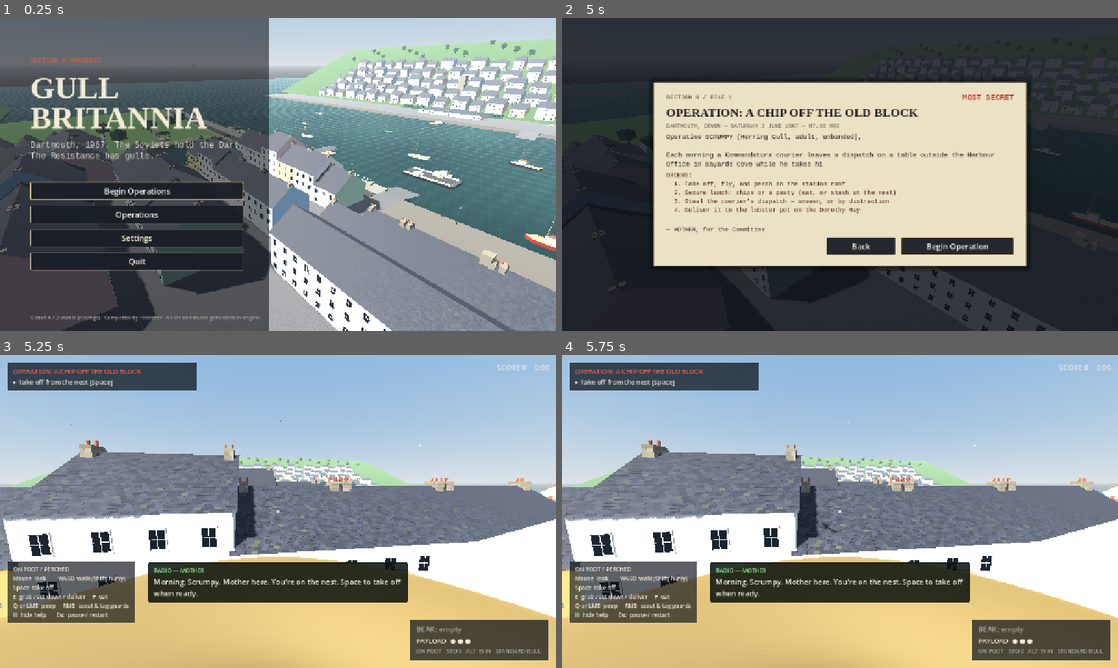
Above: before the commit, frames 1-4 (two rows, left to right).
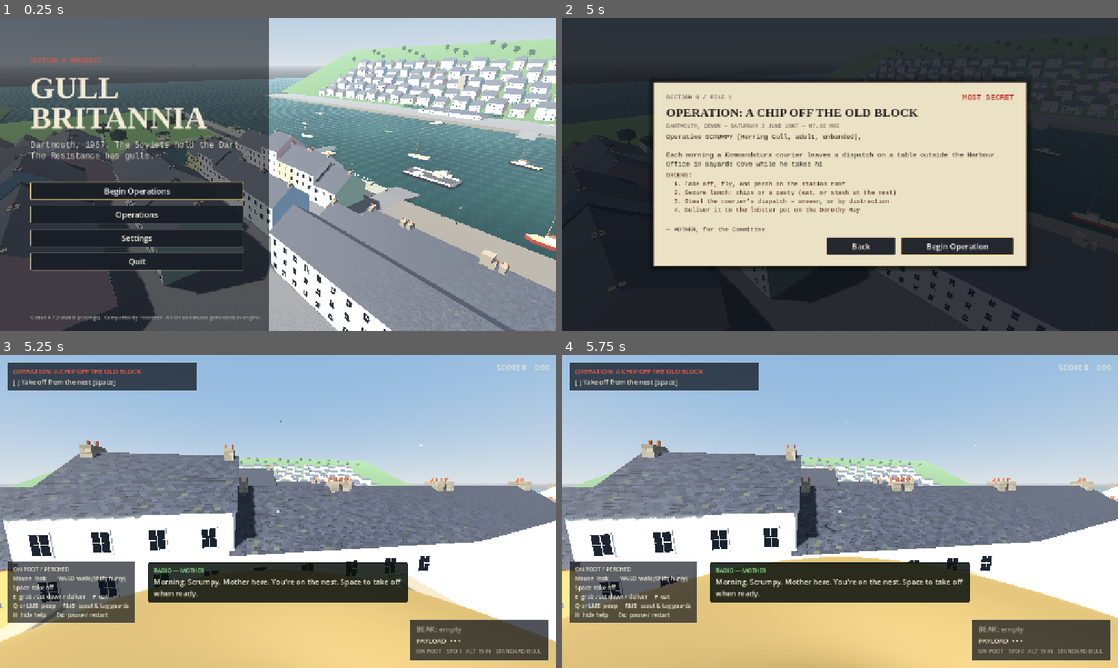
Above: after the commit, the same moments.

Repository: DrDK3/gull-britannia
Game: Godot game, scene res://scenes/main.tscn
Two runs of this game, one before a commit and one after it. Both use one fixed random seed, a clock stepped at 60 frames per second and the inputs below.
Inputs:
- Up to frame 1 (0.25 s): no input
- Up to frame 2 (5 s): click "Settings" at 0.5 s; click "Done" at 1.25 s; click "Begin Operations" at 2 s; click "Back" at 2.75 s; click "Back" at 3.5 s; click "Begin Operations" at 4.25 s
- Up to frame 3 (5.25 s): click "Begin Operation" at 5 s
- Up to frame 4 (5.75 s): no input

Frames 1-2 are identical in both runs. In frame 3, 5.5% of the frame differs, in the area x 0-100%, y 7-96%; in frame 4, 0.2%.

Commit message:
Browser build: single-threaded web export for GitHub Pages
- Web export preset (no threads, Compatibility/WebGL 2) and
  tools/build_web.sh.
- Music synthesis is now resumable: a worker thread on desktop, a few
  milliseconds per frame in the browser. Output is bit-identical.
- Loading screen while a mission is built; pause when the browser
  releases pointer lock; "click to take control" hint; Quit hidden on web.
- Command-line switches can also be given as URL parameters, so the
  automated checks run inside the browser build.
- Replaced glyphs missing from the default font (no system fonts on web).
- README: play-in-browser link and rebuild steps.

Co-Authored-By: Claude Opus 5.5 <noreply@anthropic.com>
Claude-Session: https://claude.ai/code/session_01BjDgZJ2Hseq29wbQ1Ru5tV

Diff:
--- a/project.godot
+++ b/project.godot
@@ -9,6 +9,8 @@
 config/description="Dartmouth, 1967. The Soviets hold the Dart. The Resistance has gulls."
 run/main_scene="res://scenes/main.tscn"
 config/features=PackedStringArray("4.7", "GL Compatibility")
+boot_splash/bg_color=Color(0.035, 0.05, 0.075, 1)
+boot_splash/show_image=false
 
 [autoload]
 
--- a/scripts/core/game.gd
+++ b/scripts/core/game.gd
@@ -76,7 +76,16 @@
 # --------------------------------------------------------------------------
 
 func _parse_cmdline() -> void:
-	for arg in OS.get_cmdline_user_args():
+	var args: Array = Array(OS.get_cmdline_user_args())
+	# In a browser, the same switches can be given as URL parameters,
+	# e.g. index.html?mission=m1&skip-briefing
+	if OS.has_feature("web"):
+		var js: Object = Engine.get_singleton("JavaScriptBridge")
+		if js != null:
+			var q := str(js.call("eval", "window.location.search", true))
+			for part in q.trim_prefix("?").split("&", false):
+				args.append("--" + str(part).uri_decode())
+	for arg in args:
 		var a: String = arg
 		if a.begins_with("--"):
 			a = a.substr(2)
--- a/scripts/core/main.gd
+++ b/scripts/core/main.gd
@@ -22,6 +22,9 @@
 var backdrop: Node3D
 var _backdrop_cam: Camera3D
 var _t := 0.0
+## Set once the pointer is actually captured during play; a browser releases
+## it on Esc (or tab switch), which then pauses the game.
+var _was_captured := false
 
 
 func _ready() -> void:
@@ -63,9 +66,12 @@
 	backdrop = Node3D.new()
 	backdrop.name = "Backdrop"
 	add_child(backdrop)
+	var t0 := Time.get_ticks_msec()
 	var w := Dartmouth.new()
 	backdrop.add_child(w)
 	w.build({"occupation": 1})
+	if Game.cmd.has("trace"):
+		print("trace backdrop: built in %d ms" % (Time.get_ticks_msec() - t0))
 	_backdrop_cam = Camera3D.new()
 	_backdrop_cam.far = 1600.0
 	_backdrop_cam.fov = 60.0
@@ -83,6 +89,13 @@
 
 func _process(delta: float) -> void:
 	_t += delta
+	var playing: bool = mission != null and mission.running and menus.current == "" and not get_tree().paused
+	if playing:
+		if Input.mouse_mode == Input.MOUSE_MODE_CAPTURED:
+			_was_captured = true
+		elif _was_captured:
+			# The browser let go of the pointer (Esc, tab switch): pause.
+			pause()
 	if _backdrop_cam != null:
 		var a := _t * 0.035 + 2.2
 		var center := Vector3(10, 4, 10)
@@ -106,13 +119,20 @@
 		menus.show_title()
 		return
 	_clear_mission()
+	get_tree().paused = false
+	# Building the town takes a moment (longer in a browser): say so first.
+	menus.show_loading(str(info["title"]))
+	await get_tree().process_frame
+	await get_tree().process_frame
 	_free_backdrop()
-	get_tree().paused = false
 	mission_id = id
+	var t0 := Time.get_ticks_msec()
 	var script: Script = load(info["script"])
 	mission = script.new()
 	mission.name = "Mission"
 	add_child(mission)
+	if Game.cmd.has("trace"):
+		print("trace launch: %s built in %d ms" % [id, Time.get_ticks_msec() - t0])
 	mission.process_mode = Node.PROCESS_MODE_PAUSABLE
 	hud = Hud.new()
 	hud.process_mode = Node.PROCESS_MODE_PAUSABLE
@@ -120,8 +140,14 @@
 	hud.bind(mission)
 	mission.finished.connect(_on_finished)
 	menus.hide_all()
+	_was_captured = false
 	Input.mouse_mode = Input.MOUSE_MODE_CAPTURED
 	mission.start()
+	if Game.cmd.has("trace"):
+		var tf := Time.get_ticks_msec()
+		await get_tree().process_frame
+		await get_tree().process_frame
+		print("trace launch: first frames rendered in %d ms" % (Time.get_ticks_msec() - tf))
 
 
 func _clear_mission() -> void:
@@ -143,6 +169,7 @@
 func resume() -> void:
 	get_tree().paused = false
 	menus.hide_all()
+	_was_captured = false
 	Input.mouse_mode = Input.MOUSE_MODE_CAPTURED
 
 
--- a/scripts/core/sfx.gd
+++ b/scripts/core/sfx.gd
@@ -1,7 +1,8 @@
 extends Node
 ## Procedural audio. Every sound effect and music cue is synthesised at
-## start-up from code, so the project ships no audio files. Music renders on a
-## worker thread and starts when ready. Registered as the `Sfx` autoload.
+## start-up from code, so the project ships no audio files. Music renders in
+## resumable slices: on a worker thread on desktop, and a few milliseconds per
+## frame in single-threaded browser builds. Registered as the `Sfx` autoload.
 
 const RATE := 22050
 
@@ -12,6 +13,9 @@
 var _mutex := Mutex.new()
 var _ready_music: Array = []
 var _task_id := -1
+var _music_jobs: Array = []
+var _sliced := false
+const MUSIC_ORDER := ["theme", "mission", "chase", "results", "march"]
 
 var _music_a: AudioStreamPlayer
 var _music_b: AudioStreamPlayer
@@ -34,7 +38,10 @@
 	add_child(_pos_parent)
 	_build_sfx()
 	if not Game.cmd.has("no-music"):
-		_task_id = WorkerThreadPool.add_task(_build_music_thread, false, "music synth")
+		_prepare_music_jobs()
+		_sliced = OS.has_feature("web")
+		if not _sliced:
+			_task_id = WorkerThreadPool.add_task(_build_music_thread, false, "music synth")
 
 
 func _exit_tree() -> void:
@@ -52,6 +59,8 @@
 
 
 func _process(delta: float) -> void:
+	if _sliced and not _music_jobs.is_empty():
+		_music_step(5000)
 	_mutex.lock()
 	var arrived := _ready_music.duplicate()
 	_ready_music.clear()
@@ -540,43 +549,111 @@
 # --------------------------------------------------------------------------
 
 func _build_music_thread() -> void:
+	while _music_step(1 << 60):
+		pass
+
+
+## Queues one render job per cue: notes, then echo, then peak, then encode.
+func _prepare_music_jobs() -> void:
 	var rng := RandomNumberGenerator.new()
 	rng.seed = 1940
-	for cue in ["theme", "mission", "chase", "results", "march"]:
+	for cue in MUSIC_ORDER:
 		var spec: Dictionary = call("_song_" + cue)
-		var buf := _render_song(spec, rng)
-		var w := _wav(buf, bool(spec.get("loop", true)), 0.85)
-		_mutex.lock()
-		_ready_music.append([cue, w])
-		_mutex.unlock()
-
-
-func _render_song(spec: Dictionary, rng: RandomNumberGenerator) -> PackedFloat32Array:
-	var bpm: float = spec["bpm"]
-	var beats: float = spec["beats"]
-	var spb := 60.0 / bpm
-	var length := beats * spb
-	var looped: bool = spec.get("loop", true)
-	var buf := _buf(length + (0.0 if looped else 1.5))
-	for track in spec["tracks"]:
-		var inst: String = track[0]
-		var gain: float = track[1]
-		for note in track[2]:
-			_render_note(buf, inst, float(note[0]) * spb, float(note[1]) * spb, float(note[2]), gain * float(note[3]) if note.size() > 3 else gain, looped, rng)
-	# Single-tap echo for a little room.
-	var d := int(0.21 * RATE)
-	var n := buf.size()
-	for i in n:
-		var j := i - d
-		if j < 0:
-			if not looped:
-				continue
-			j += n
-		buf[i] += buf[j] * 0.22
-	return buf
-
-
-func _render_note(buf: PackedFloat32Array, inst: String, start: float, dur: float, pitch: float, vel: float, looped: bool, rng: RandomNumberGenerator) -> void:
+		var spb := 60.0 / float(spec["bpm"])
+		var looped: bool = spec.get("loop", true)
+		var length := float(spec["beats"]) * spb
+		var notes: Array = []
+		for track in spec["tracks"]:
+			var gain: float = track[1]
+			for note in track[2]:
+				var vel: float = gain * float(note[3]) if note.size() > 3 else gain
+				notes.append([str(track[0]), float(note[0]) * spb, float(note[1]) * spb, float(note[2]), vel])
+		_music_jobs.append({
+			"cue": cue, "looped": looped, "buf": _buf(length + (0.0 if looped else 1.5)),
+			"notes": notes, "ni": 0, "st": {}, "stage": 0, "pos": 0, "peak": 0.0001,
+			"bytes": PackedByteArray(), "rng": rng,
+		})
+
+
+## Does up to `budget_usec` of rendering work. Returns true while work remains.
+func _music_step(budget_usec: int) -> bool:
+	var t0 := Time.get_ticks_usec()
+	while not _music_jobs.is_empty():
+		if Time.get_ticks_usec() - t0 >= budget_usec:
+			return true
+		var job: Dictionary = _music_jobs[0]
+		var buf: PackedFloat32Array = job["buf"]
+		var n := buf.size()
+		match int(job["stage"]):
+			0:
+				var notes: Array = job["notes"]
+				if int(job["ni"]) >= notes.size():
+					job["stage"] = 1
+					job["pos"] = 0
+					continue
+				var nt: Array = notes[job["ni"]]
+				if _render_note(buf, nt[0], nt[1], nt[2], nt[3], nt[4], job["looped"], job["rng"], job["st"], 4096):
+					job["ni"] = int(job["ni"]) + 1
+					job["st"] = {}
+			1:
+				# Single-tap echo for a little room.
+				var d := int(0.21 * RATE)
+				var a: int = job["pos"]
+				var b := mini(a + 16384, n)
+				var looped: bool = job["looped"]
+				for i in range(a, b):
+					var j := i - d
+					if j < 0:
+						if not looped:
+							continue
+						j += n
+					buf[i] += buf[j] * 0.22
+				job["pos"] = b
+				if b >= n:
+					job["stage"] = 2
+					job["pos"] = 0
+			2:
+				var a2: int = job["pos"]
+				var b2 := mini(a2 + 32768, n)
+				var peak: float = job["peak"]
+				for i in range(a2, b2):
+					peak = maxf(peak, absf(buf[i]))
+				job["peak"] = peak
+				job["pos"] = b2
+				if b2 >= n:
+					job["stage"] = 3
+					job["pos"] = 0
+					var bytes := PackedByteArray()
+					bytes.resize(n * 2)
+					job["bytes"] = bytes
+			3:
+				var a3: int = job["pos"]
+				var b3 := mini(a3 + 32768, n)
+				var bytes2: PackedByteArray = job["bytes"]
+				var scale := 0.85 * 0.92 / float(job["peak"])
+				for i in range(a3, b3):
+					bytes2.encode_s16(i * 2, int(clampf(buf[i] * scale, -1.0, 1.0) * 32000.0))
+				job["pos"] = b3
+				if b3 >= n:
+					var w := AudioStreamWAV.new()
+					w.format = AudioStreamWAV.FORMAT_16_BITS
+					w.mix_rate = RATE
+					w.stereo = false
+					w.data = bytes2
+					if job["looped"]:
+						w.loop_mode = AudioStreamWAV.LOOP_FORWARD
+						w.loop_begin = 0
+						w.loop_end = n
+					_mutex.lock()
+					_ready_music.append([job["cue"], w])
+					_mutex.unlock()
+					_music_jobs.pop_front()
+	return false
+
+
+## Renders up to `max_n` samples of one note into `buf`, resuming from the
+## oscillator state kept in `st`. Returns true when the note is finished.
+func _render_note(buf: PackedFloat32Array, inst: String, start: float, dur: float, pitch: float, vel: float, looped: bool, rng: RandomNumberGenerator, st: Dictionary, max_n: int) -> bool:
 	var n := buf.size()
 	var s0 := int(start * RATE)
 	var f := _midi(pitch)
@@ -588,11 +665,14 @@
 		"pluck": release = 0.05
 		"organ": release = 0.05
 	var total := int((dur + release) * RATE)
-	var phase := 0.0
-	var phase2 := 0.0
-	var lp := 0.0
-	var prev := 0.0
-	for i in total:
+	var i0: int = st.get("i", 0)
+	var i_end := mini(total, i0 + max_n)
+	var phase: float = st.get("phase", 0.0)
+	var phase2: float = st.get("phase2", 0.0)
+	var lp: float = st.get("lp", 0.0)
+	var prev: float = st.get("prev", 0.0)
+	var finished := i_end >= total
+	for i in range(i0, i_end):
 		var t := float(i) / RATE
 		var s := 0.0
 		match inst:
@@ -642,9 +722,16 @@
 		var idx := s0 + i
 		if idx >= n:
 			if not looped:
+				finished = true
 				break
 			idx -= n
 		buf[idx] += s * vel
+	st["i"] = i_end
+	st["phase"] = phase
+	st["phase2"] = phase2
+	st["lp"] = lp
+	st["prev"] = prev
+	return finished
 
 
 ## Notes are [beat, length_in_beats, midi_pitch, velocity].
--- a/scripts/missions/mission.gd
+++ b/scripts/missions/mission.gd
@@ -264,7 +264,7 @@
 		return
 	o["state"] = "done"
 	Sfx.play("objective", -3.0)
-	toast.emit("✓ " + str(o["text"]).split("[")[0].strip_edges(), C_GOOD)
+	toast.emit("Done: " + str(o["text"]).split("[")[0].strip_edges(), C_GOOD)
 	objectives_changed.emit()
 
 
--- a/scripts/ui/hud.gd
+++ b/scripts/ui/hud.gd
@@ -215,13 +215,13 @@
 		var st: String = o["state"]
 		if st == "hidden":
 			continue
-		var prefix := "▸ "
+		var prefix := "[ ] "
 		var col := UI.C_TEXT
 		if st == "done":
-			prefix = "✓ "
+			prefix = "[x] "
 			col = Color(0.55, 0.75, 0.55)
 		elif o["optional"]:
-			prefix = "○ "
+			prefix = "( ) "
 			col = UI.C_DIM
 		var l := UI.label(prefix + str(o["text"]), 15, col)
 		l.autowrap_mode = TextServer.AUTOWRAP_WORD_SMART
@@ -249,17 +249,22 @@
 		_beak.text = "BEAK: " + it.display_name + "  [SECRET]"
 		_beak.add_theme_color_override("font_color", UI.C_ACCENT)
 	else:
-		_beak.text = "BEAK: " + it.display_name + ("  ★ bonus" if it.bonus_points > 0 else "")
+		_beak.text = "BEAK: " + it.display_name + ("  + bonus" if it.bonus_points > 0 else "")
 		_beak.add_theme_color_override("font_color", Color(1.0, 0.85, 0.35))
 	var maxp: int = gull.profile["max_payload"]
 	var pips := ""
 	for i in maxp:
-		pips += "● " if i < gull.payload else "○ "
+		pips += "• " if i < gull.payload else "· "
 	_payload.text = "PAYLOAD  " + pips
 	var spd: float = gull.velocity.length()
 	_flight.text = "%s   SPD %d   ALT %d m   %s" % [gull.mode_name(), int(spd), int(gull.global_position.y), str(gull.profile["name"]).to_upper()]
 	_score.text = "SCORE %d    %s" % [mission.live_score(), mission.fmt_time(mission.elapsed)]
 	_scout_label.visible = gull.scouting
+	if OS.has_feature("web") and mission.running and Input.mouse_mode != Input.MOUSE_MODE_CAPTURED:
+		_scout_label.text = "CLICK TO TAKE CONTROL OF THE GULL"
+		_scout_label.visible = true
+	elif gull.scouting:
+		_scout_label.text = "SCOUTING — hold on a guard to tag"
 	_controls.text = _controls_text()
 	_overlay.queue_redraw()
 
--- a/scripts/ui/menus.gd
+++ b/scripts/ui/menus.gd
@@ -110,7 +110,8 @@
 	v.add_child(UI.button(begin_text, func(): start_requested.emit(next["id"]), 340))
 	v.add_child(UI.button("Operations", show_select, 340))
 	v.add_child(UI.button("Settings", func(): show_settings(show_title), 340))
-	v.add_child(UI.button("Quit", func(): quit_requested.emit(), 340))
+	if not OS.has_feature("web"):
+		v.add_child(UI.button("Quit", func(): quit_requested.emit(), 340))
 	var foot := UI.label("Godot %s · Compatibility renderer · All art and music generated in-engine" % Engine.get_version_info()["string"], 12, UI.C_DIM)
 	foot.set_anchors_preset(Control.PRESET_BOTTOM_LEFT)
 	foot.position = Vector2(70, -40)
@@ -236,6 +237,17 @@
 
 
 # --------------------------------------------------------------------------
+# Loading
+# --------------------------------------------------------------------------
+
+func show_loading(title_text: String) -> void:
+	var s := _new_screen("loading", 0.92)
+	var v := _center_box(s, 600)
+	v.add_child(UI.label("OPERATION: " + title_text.to_upper(), 26, UI.C_TEXT, UI.serif()))
+	v.add_child(UI.label("Assembling Dartmouth... (rooftops, tea, sentries)", 15, UI.C_DIM, UI.mono()))
+
+
+# --------------------------------------------------------------------------
 # Pause
 # --------------------------------------------------------------------------
 
@@ -357,7 +369,7 @@
 	var tl := UI.label("TOTAL", 20, UI.C_INK, UI.serif())
 	tl.size_flags_horizontal = Control.SIZE_EXPAND_FILL
 	total_row.add_child(tl)
-	total_row.add_child(UI.label(str(r["total"]) + ("   ★ NEW BEST" if new_best else ""), 20, UI.C_INK, UI.serif()))
+	total_row.add_child(UI.label(str(r["total"]) + ("   NEW BEST!" if new_best else ""), 20, UI.C_INK, UI.serif()))
 	total_row.visible = false
 	v.add_child(total_row)
 	_review_lines.append(total_row)
--- a/tests/autotest.gd
+++ b/tests/autotest.gd
@@ -86,6 +86,8 @@
 
 func launch(id := "m1") -> Node:
 	main.launch(id)
+	# Launch shows a loading screen first, so wait for the mission itself.
+	await wait_until(func(): return main.mission != null and main.mission.running, 30.0)
 	await frames(5)
 	return main.mission
 
@@ -519,10 +521,12 @@
 	sentry().suspicion = 70.0
 	mi.stats["spotted"] = 2
 	check("pre-restart state is dirty", mi.food_total() > 0 and mi.objective_state("lunch") == "done")
+	var old_id := mi.get_instance_id()
 	main.restart()
+	await wait_until(func(): return main.mission != null and main.mission.get_instance_id() != old_id and main.mission.running, 30.0)
 	await frames(5)
 	var m2: Node = main.mission
-	check("restart builds a fresh mission", m2 != mi and m2.running)
+	check("restart builds a fresh mission", m2.get_instance_id() != old_id and m2.running)
 	check("restart resets objectives", m2.objective_state("takeoff") == "active" and m2.objective_state("lunch") == "hidden")
 	check("restart resets score", m2.food_total() == 0 and int(m2.stats["spotted"]) == 0 and m2.live_score() == 0)
 	check("restart resets pickups", m2.chips.size() == 4 and m2.chips[0].is_grabbable() and m2.dispatch.state == Item.State.PLACED)
@@ -532,7 +536,9 @@
 	main.pause()
 	await frames(2)
 	check("pause menu opens", main.menus.current == "pause" and get_tree().paused)
+	var m2_id := m2.get_instance_id()
 	main.restart()
+	await wait_until(func(): return main.mission != null and main.mission.get_instance_id() != m2_id and main.mission.running, 30.0)
 	await frames(5)
 	check("restart from pause unpauses and rebuilds", not get_tree().paused and main.mission.running)
 
@@ -790,6 +796,26 @@
 	g.bot_input = {}
 
 
+## Renders the glyphs the game uses, to check font coverage (web has no system fonts).
+func suite_glyphs() -> void:
+	var layer := CanvasLayer.new()
+	layer.layer = 50
+	add_child(layer)
+	var bg := ColorRect.new()
+	bg.color = Color(0.1, 0.1, 0.12)
+	bg.set_anchors_preset(Control.PRESET_FULL_RECT)
+	layer.add_child(bg)
+	var v := VBoxContainer.new()
+	v.position = Vector2(20, 20)
+	layer.add_child(v)
+	for line in ["1 dash — dot · bullet • ellipsis …", "2 check ✓ circle ○ star ★ tri ▸ disc ● square ■ □", "3 КОМЕНДАТУРА ПОРТА КОРМИТЬ ЧАЕК ЗАПРЕЩЕНО", "4 СЛАВА СОВЕТСКОЙ АРМИИ! ПК-117", "5 ASCII [x] [ ] ( ) * > >> # o"]:
+		var l := Label.new()
+		l.text = line
+		l.add_theme_font_size_override("font_size", 30)
+		v.add_child(l)
+	await seconds(30.0)
+
+
 ## Screenshot tour for visual review (run with a display and --shots).
 func suite_tour() -> void:
 	main.abandon()
Not shown, added: export_presets.cfg
Not shown, added: tools/build_web.sh
